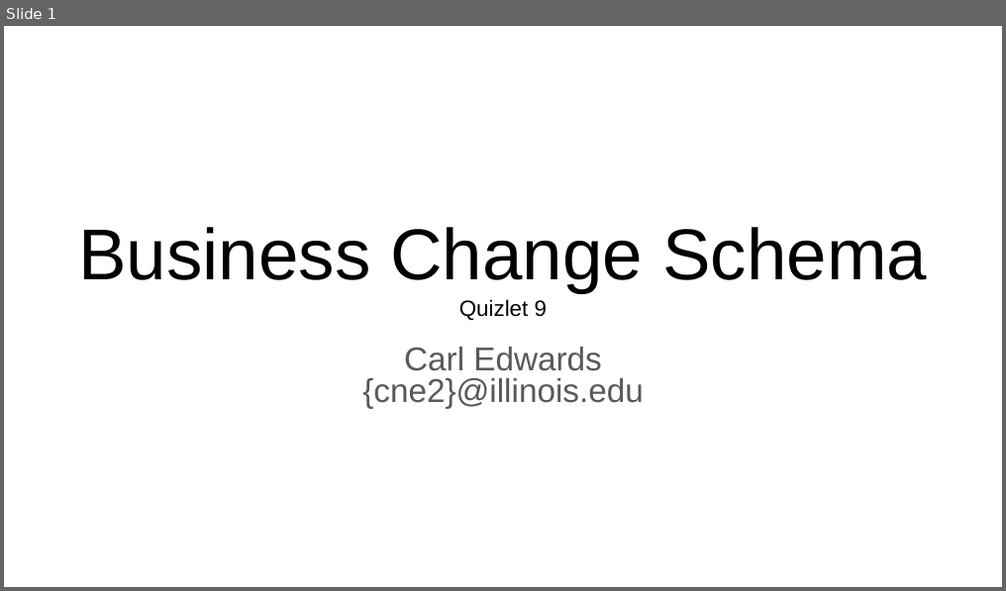
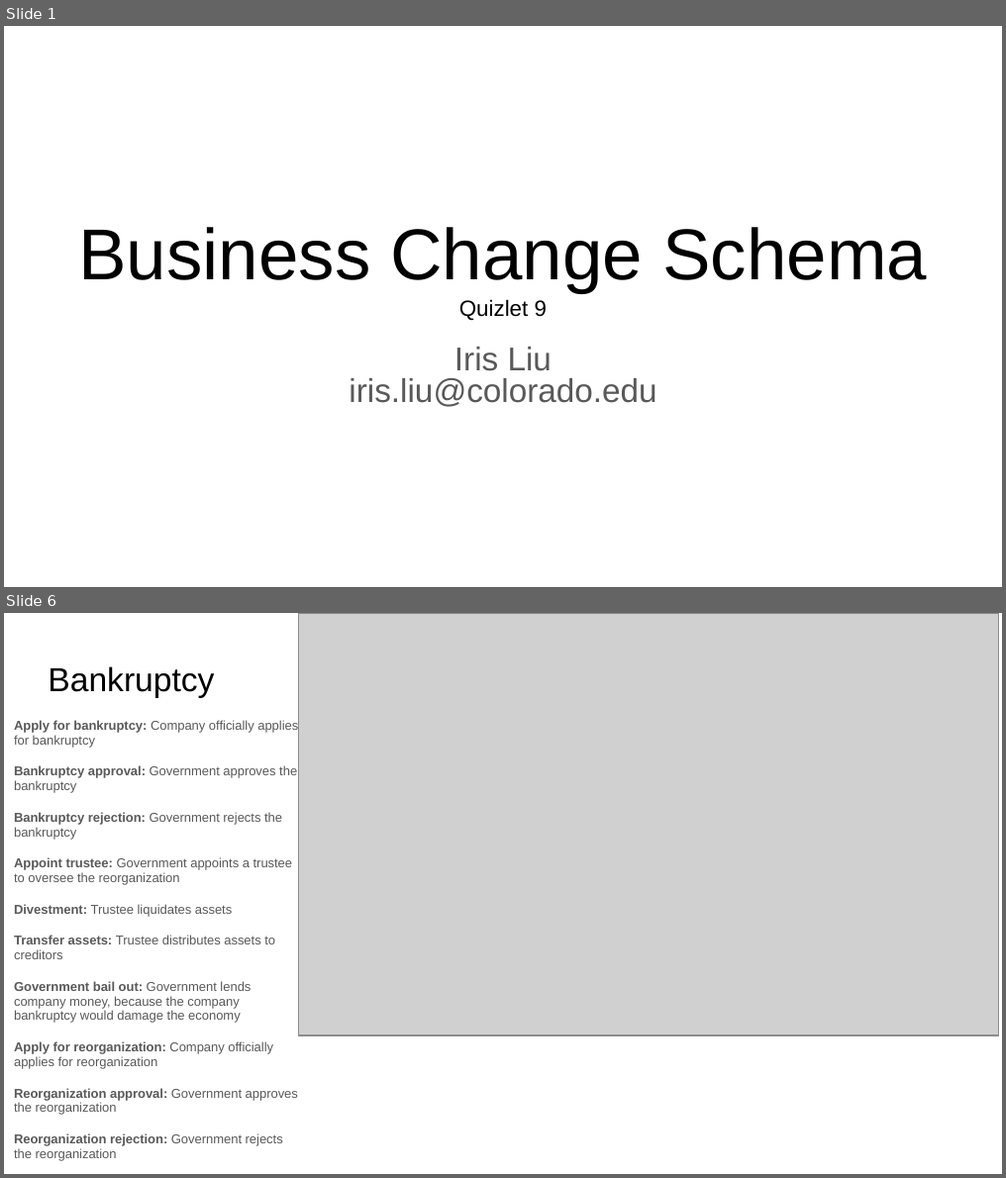
Before and after one commit to RESIN-KAIROS/schemalib, a slide deck: hrf/business_change.pptx. Shown one above the other, each under a label of ours: slide 1 before the commit, slides 1 and 6 after it; the slides between them are not shown. The pictures are 1006x591 and 1006x1178 pixels, drawn with LibreOffice and Linux fonts; fonts in the diff are those of the drawing; grey boxes stand for pictures. Boxes give left, top, right and bottom in pixels: in the first picture for what was removed or moved away, otherwise in the second. Text is boxed around its words. In the diff, an @@ line names an element or a change of style, - is before the commit and + after.

```diff
--- a/hrf/business_change.pptx
+++ b/hrf/business_change.pptx
@@ slide 6 added at [4,613,1002,1174], background #FFFFFF @@
@@ picture added at [298,613,998,1036] @@
@@ title added at [48,666,214,698], 24 pt, text #000000 @@
+Bankruptcy
@@ text added at [14,720,298,1161], 9.3 pt, text #595959 @@
+Apply for bankruptcy: Company officially applies for bankruptcy
+Bankruptcy approval: Government approves the bankruptcy
+Bankruptcy rejection: Government rejects the bankruptcy
+Appoint trustee: Government appoints a trustee to oversee the reorganization
+Divestment: Trustee liquidates assets
+Transfer assets: Trustee distributes assets to creditors
+Government bail out: Government lends company money, because the company bankruptcy would damage the economy
+Apply for reorganization: Company officially applies for reorganization
+Reorganization approval: Government approves the reorganization
+Reorganization rejection: Government rejects the reorganization
@@ slide 1 changed as well @@
@@ subtitle at [349,347,656,407]: text changed @@
-Carl Edwards
-{cne2}@illinois.edu
+Iris Liu
+iris.liu@colorado.edu
```
Also in this commit, not shown: 7 other slides added, 11 slides removed, 4 other files.
